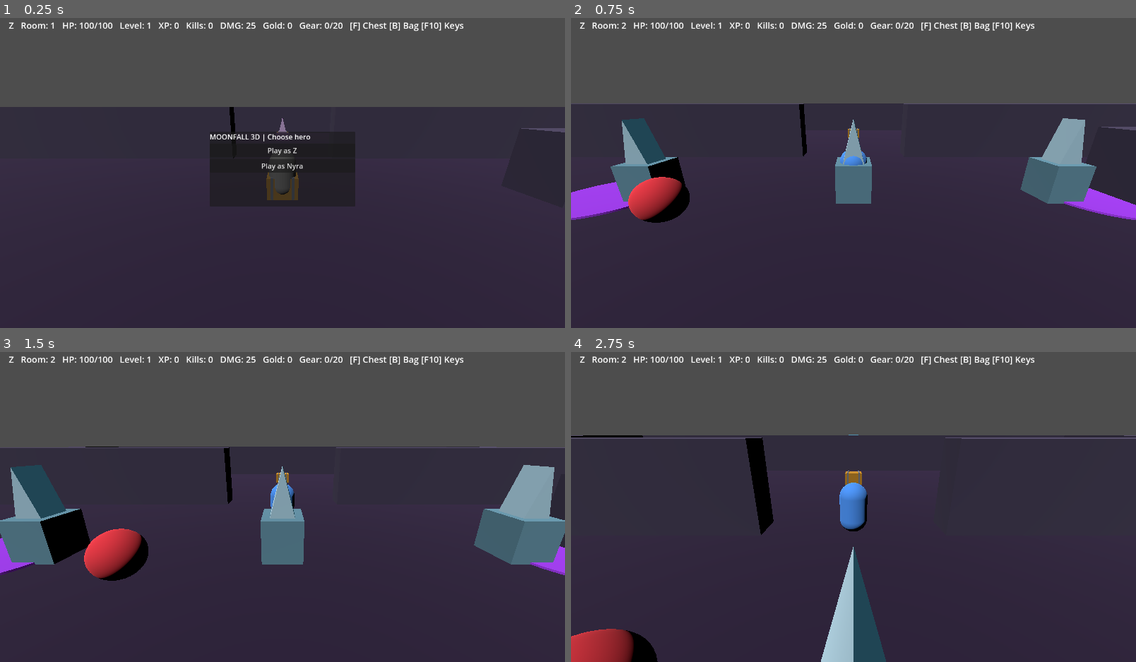
Above: before the commit, frames 1-4 (two rows, left to right).
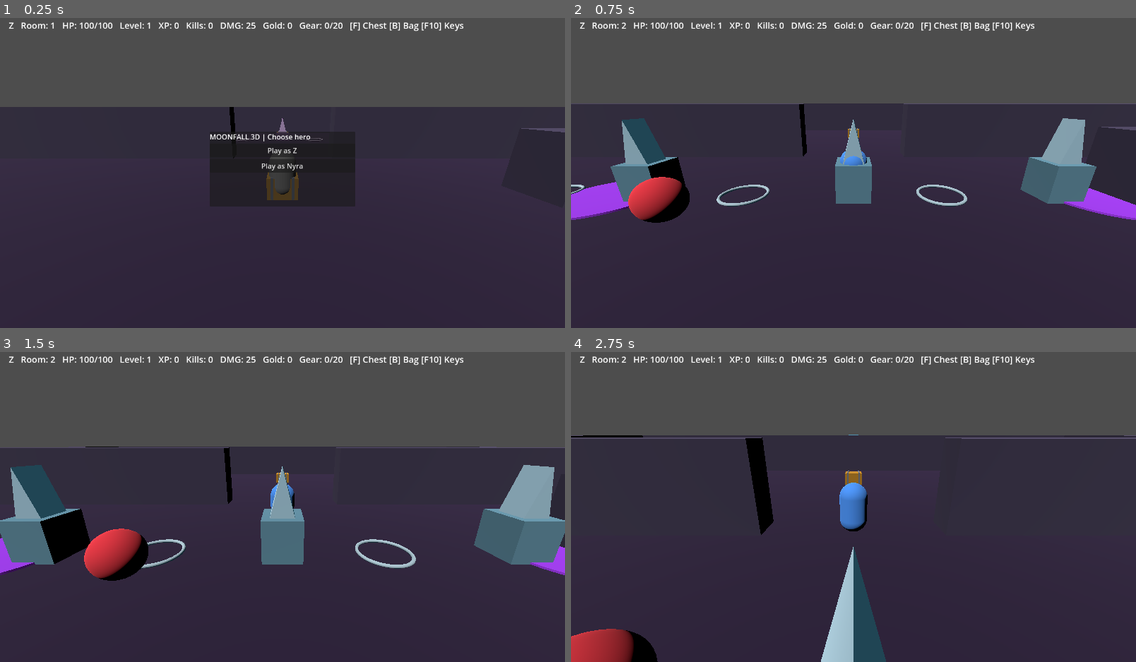
Above: after the commit, the same moments.

Repository: ericgantor-cyber/Moonfall
Game: Godot game, scene res://main.tscn
Two runs of this game, one before a commit and one after it. Both use one fixed random seed, a clock stepped at 60 frames per second and the inputs below.
Inputs (mouse positions are in pixels of both pictures, inside the frame that each line leads up to):
- Up to frame 1 (0.25 s): no input
- Up to frame 2 (0.75 s): click "Play as Z" at 0.5 s
- Up to frame 3 (1.5 s): tap Enter at 1.25 s; move the mouse to (254, 565) at 1.27 s; hold W from 1.28 s (still down); tap Q at 1.35 s; click (254, 565) at 1.42 s
- Up to frame 4 (2.75 s): tap Space at 1.52 s; release W at 2 s; drag from (1023, 550) to (825, 565) at 2.02 s

The runs differ from the first frame. In frame 1, less than 0.1% of the frame differs, in the area x 41-58%, y 38-40%; in frame 2, 0.4%; in frame 3, 0.4%, in the area x 24-74%, y 60-70%; in frame 4, nothing differs.

Commit message:
Enhance room runes and magic impact visuals within effect budget

Diff:
--- a/Moonfall3D/scripts/game.gd
+++ b/Moonfall3D/scripts/game.gd
@@ -798,6 +798,20 @@
         crystal_mat.emission = tint * 0.6
         crystal.material_override = crystal_mat
         decor.add_child(crystal)
+    # Color-coded floor runes tie the region together without expensive particles.
+    for rune_index in range(4):
+        var rune := MeshInstance3D.new()
+        var ring := TorusMesh.new()
+        ring.inner_radius = 0.95
+        ring.outer_radius = 1.08
+        rune.mesh = ring
+        rune.position = Vector3(-14.0 + rune_index * 9.0, 0.08, -17.0 + room_index * 17.0)
+        var rune_mat := StandardMaterial3D.new()
+        rune_mat.albedo_color = tint.lightened(0.6)
+        rune_mat.emission_enabled = true
+        rune_mat.emission = tint * 0.35
+        rune.material_override = rune_mat
+        decor.add_child(rune)
     # Two readable floor hazards per region; always clear of the central doorway.
     for i in range(2):
         var hazard_pos := Vector3(-11.0 if i == 0 else 11.0, 0.0, -17.0 + float(room_index) * 17.0)
@@ -1255,6 +1269,23 @@
     mat.emission_enabled = true
     mat.emission = mat.albedo_color
     pulse.material_override = mat
+    # A contrasting spell ring sharpens the impact shape for each magic school.
+    if active_effects.size() < 63:
+        var ring_effect := MeshInstance3D.new()
+        var ring_mesh := TorusMesh.new()
+        ring_mesh.inner_radius = 0.65
+        ring_mesh.outer_radius = 0.86
+        ring_effect.mesh = ring_mesh
+        var ring_mat := StandardMaterial3D.new()
+        ring_mat.albedo_color = colors[spell_index].lightened(0.4)
+        ring_mat.emission_enabled = true
+        ring_mat.emission = ring_mat.albedo_color
+        ring_effect.material_override = ring_mat
+        ring_effect.position = at + Vector3.UP * 0.15
+        ring_effect.set_meta("life", 0.3)
+        ring_effect.set_meta("spin", true)
+        add_child(ring_effect)
+        active_effects.append(ring_effect)
     pulse.position = at + Vector3.UP
     pulse.set_meta("life", 0.3)
     pulse.set_meta("spin", true)
